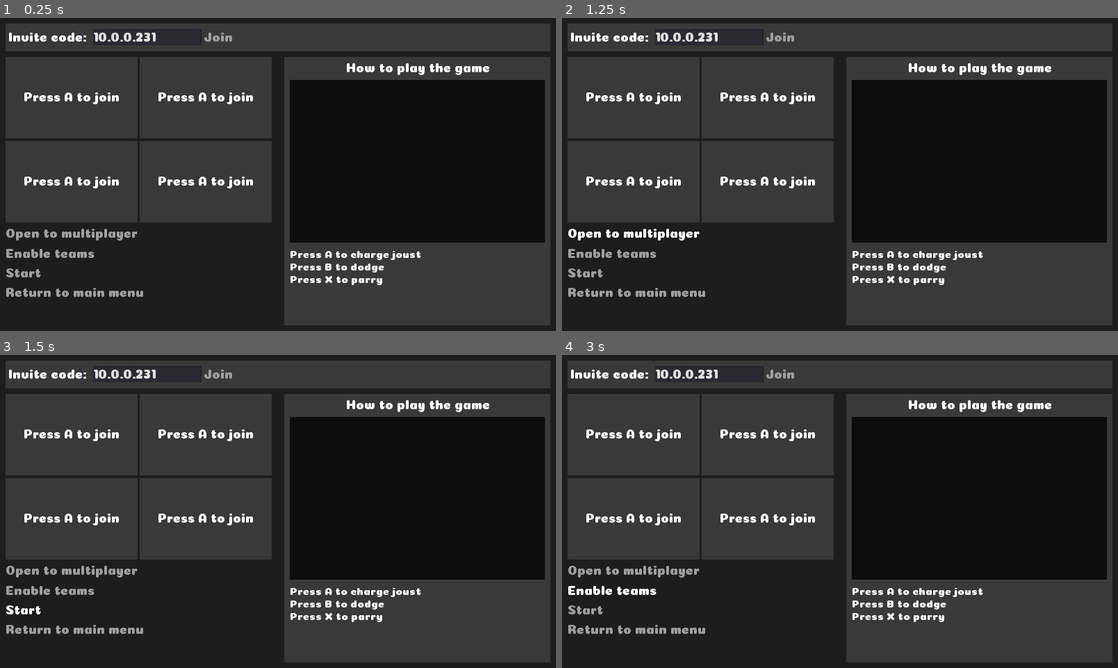
Above: before the commit, frames 1-4 (two rows, left to right).
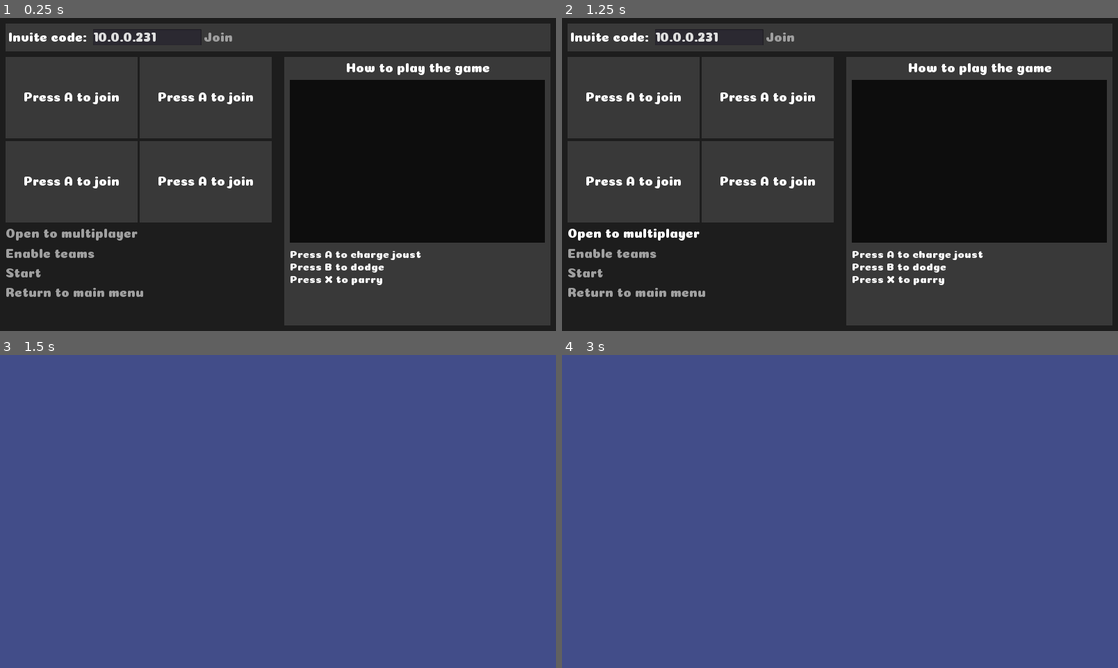
Above: after the commit, the same moments.

Repository: Lunatic-Games/turtle-jousting
Game: Godot game, scene res://ui/lobby/lobby.tscn
The game is run twice, just before and just after one commit, with the same random seed, the same clock (stepped at 60 frames per second) and the same inputs.
Inputs (mouse positions are in pixels of both pictures, inside the frame that each line leads up to):
- Up to frame 1 (0.25 s): no input
- Up to frame 2 (1.25 s): click "Open to multiplayer" at 0.5 s
- Up to frame 3 (1.5 s): click "Start" at 1.25 s
- Up to frame 4 (3 s): click (584, 611) at 2 s, where only the run before the commit has a clickable "Start"; click (612, 592) at 2.75 s, where only the run before the commit has a clickable "Enable teams"

Frames 1-2 are identical in both runs. In frame 3, 100% of the frame differs, in the area x 0-100%, y 0-100%; in frame 4, 100%.
Error before the commit: Parse Error: The identifier "player_loaded" isn't declared in the current scope. (res://ui/lobby/player_slot.gd:53)

Commit message:
Working on creating players in game

Diff:
--- /dev/null
+++ b/game/game.gd
@@ -0,0 +1,13 @@
+extends Node2D
+
+const player_scene = preload("res://player/player.tscn")
+
+func _ready():
+	pass
+
+func add_player(number, net_id, data = {}):
+	var new_player = player_scene.instance()
+	new_player.name = "Player" + str(number)
+	new_player.load_data(data)
+	new_player.set_network_master(net_id)
+	add_child(new_player)
--- /dev/null
+++ b/game/game.tscn
@@ -0,0 +1,14 @@
+[gd_scene load_steps=2 format=2]
+
+[ext_resource path="res://game/game.gd" type="Script" id=1]
+
+[node name="Game" type="Node2D"]
+script = ExtResource( 1 )
+
+[node name="ColorRect" type="ColorRect" parent="."]
+margin_right = 1024.0
+margin_bottom = 576.0
+color = Color( 0.262745, 0.305882, 0.541176, 1 )
+__meta__ = {
+"_edit_use_anchors_": false
+}
--- /dev/null
+++ b/player/player.gd
@@ -0,0 +1,60 @@
+extends KinematicBody2D
+
+const SPEED = 200
+const MOVE_AXI_THRESHOLD = 0.5
+
+var device_id = 0
+
+# Keeps track of movement input [button_active, joystick active]
+var movement_actions = {"up" : [false, false], "right" : [false, false],
+	 "down" : [false, false], "left" : [false, false]}
+
+func _ready():
+	if get_tree().network_peer:
+		rset_config("position", MultiplayerAPI.RPC_MODE_REMOTE)
+
+func _unhandled_input(event):
+	if get_tree().network_peer and !is_network_master():
+		return
+
+	var device = event.device
+	if event is InputEventKey or event is InputEventMouse:
+		device = "keyboard"
+
+	if typeof(device) != typeof(device_id):
+		return
+	if device != device_id:
+		return
+
+	check_for_move_event(event, "up")
+	check_for_move_event(event, "right")
+	check_for_move_event(event, "down")
+	check_for_move_event(event, "left")
+
+func _physics_process(_delta):
+	var movement = Vector2()
+	if movement_actions["up"].has(true):
+		movement.y -= 1
+	if movement_actions["right"].has(true):
+		movement.x += 1
+	if movement_actions["down"].has(true):
+		movement.y += 1
+	if movement_actions["left"].has(true):
+		movement.x -= 1
+	var _vel = move_and_slide(movement.normalized() * SPEED)
+	if get_tree().network_peer:
+		rset("position", position)
+
+func check_for_move_event(event, direction):
+	if event.is_action("move_" + direction):
+		if event is InputEventJoypadMotion:
+			if direction == "right" or direction == "down":
+				movement_actions[direction][1] = event.axis_value > 0.5
+			else:
+				movement_actions[direction][1] = event.axis_value < -0.5
+		else:
+			movement_actions[direction][0] = event.is_pressed()
+
+func load_data(data = {}):
+	device_id = data.get("device_id", null)
+	$ColorRect.color = data.get("color", Color(255, 255, 255))
--- /dev/null
+++ b/player/player.tscn
@@ -0,0 +1,25 @@
+[gd_scene load_steps=3 format=2]
+
+[ext_resource path="res://player/player.gd" type="Script" id=1]
+
+[sub_resource type="RectangleShape2D" id=1]
+extents = Vector2( 19.6343, 19.6657 )
+
+[node name="Player" type="KinematicBody2D"]
+script = ExtResource( 1 )
+
+[node name="ColorRect" type="ColorRect" parent="."]
+anchor_left = 0.5
+anchor_top = 0.5
+anchor_right = 0.5
+anchor_bottom = 0.5
+margin_left = -20.0
+margin_top = -20.0
+margin_right = 20.0
+margin_bottom = 20.0
+__meta__ = {
+"_edit_use_anchors_": false
+}
+
+[node name="CollisionShape2D" type="CollisionShape2D" parent="."]
+shape = SubResource( 1 )
--- a/project.godot
+++ b/project.godot
@@ -77,6 +77,38 @@
 , Object(InputEventKey,"resource_local_to_scene":false,"resource_name":"","device":0,"alt":false,"shift":false,"control":false,"meta":false,"command":false,"pressed":false,"scancode":32,"unicode":0,"echo":false,"script":null)
  ]
 }
+move_left={
+"deadzone": 0.5,
+"events": [ Object(InputEventKey,"resource_local_to_scene":false,"resource_name":"","device":0,"alt":false,"shift":false,"control":false,"meta":false,"command":false,"pressed":false,"scancode":65,"unicode":0,"echo":false,"script":null)
+, Object(InputEventKey,"resource_local_to_scene":false,"resource_name":"","device":0,"alt":false,"shift":false,"control":false,"meta":false,"command":false,"pressed":false,"scancode":16777231,"unicode":0,"echo":false,"script":null)
+, Object(InputEventJoypadMotion,"resource_local_to_scene":false,"resource_name":"","device":-1,"axis":0,"axis_value":-1.0,"script":null)
+, Object(InputEventJoypadButton,"resource_local_to_scene":false,"resource_name":"","device":-1,"button_index":14,"pressure":0.0,"pressed":false,"script":null)
+ ]
+}
+move_up={
+"deadzone": 0.5,
+"events": [ Object(InputEventKey,"resource_local_to_scene":false,"resource_name":"","device":0,"alt":false,"shift":false,"control":false,"meta":false,"command":false,"pressed":false,"scancode":87,"unicode":0,"echo":false,"script":null)
+, Object(InputEventKey,"resource_local_to_scene":false,"resource_name":"","device":0,"alt":false,"shift":false,"control":false,"meta":false,"command":false,"pressed":false,"scancode":16777232,"unicode":0,"echo":false,"script":null)
+, Object(InputEventJoypadButton,"resource_local_to_scene":false,"resource_name":"","device":-1,"button_index":12,"pressure":0.0,"pressed":false,"script":null)
+, Object(InputEventJoypadMotion,"resource_local_to_scene":false,"resource_name":"","device":-1,"axis":1,"axis_value":-1.0,"script":null)
+ ]
+}
+move_right={
+"deadzone": 0.5,
+"events": [ Object(InputEventKey,"resource_local_to_scene":false,"resource_name":"","device":0,"alt":false,"shift":false,"control":false,"meta":false,"command":false,"pressed":false,"scancode":16777233,"unicode":0,"echo":false,"script":null)
+, Object(InputEventKey,"resource_local_to_scene":false,"resource_name":"","device":0,"alt":false,"shift":false,"control":false,"meta":false,"command":false,"pressed":false,"scancode":68,"unicode":0,"echo":false,"script":null)
+, Object(InputEventJoypadButton,"resource_local_to_scene":false,"resource_name":"","device":-1,"button_index":15,"pressure":0.0,"pressed":false,"script":null)
+, Object(InputEventJoypadMotion,"resource_local_to_scene":false,"resource_name":"","device":-1,"axis":0,"axis_value":1.0,"script":null)
+ ]
+}
+move_down={
+"deadzone": 0.5,
+"events": [ Object(InputEventKey,"resource_local_to_scene":false,"resource_name":"","device":0,"alt":false,"shift":false,"control":false,"meta":false,"command":false,"pressed":false,"scancode":83,"unicode":0,"echo":false,"script":null)
+, Object(InputEventKey,"resource_local_to_scene":false,"resource_name":"","device":0,"alt":false,"shift":false,"control":false,"meta":false,"command":false,"pressed":false,"scancode":16777234,"unicode":0,"echo":false,"script":null)
+, Object(InputEventJoypadButton,"resource_local_to_scene":false,"resource_name":"","device":-1,"button_index":13,"pressure":0.0,"pressed":false,"script":null)
+, Object(InputEventJoypadMotion,"resource_local_to_scene":false,"resource_name":"","device":-1,"axis":1,"axis_value":1.0,"script":null)
+ ]
+}
 
 [rendering]
 
--- a/ui/lobby/lobby.gd
+++ b/ui/lobby/lobby.gd
@@ -1,6 +1,7 @@
 extends Control
 
 const DEFAULT_PORT = 32201
+const game_scene = preload("res://game/game.tscn")
 
 onready var player_container = get_node("HBoxContainer/GameContainer/" +
 	"VBoxContainer/PlayerContainer")
@@ -40,11 +41,13 @@
 			return
 
 		local_players[pos] = device
-		if connections:
+		if get_tree().network_peer:
 			rpc("update_player_list", local_players)
 			var net_id = get_tree().get_network_unique_id()
+			get_player_slot(pos).set_network_master(net_id)
 			connections[net_id] = local_players.keys()
-			get_player_slot(pos).set_network_master(net_id)
+		else:
+			connections[1] = local_players.keys()
 
 		get_player_slot(pos).load_player(pos, {"device_id" : device})
 
@@ -59,7 +62,6 @@
 		print("Failed to create server on port ", DEFAULT_PORT)
 		return
 	get_tree().network_peer = peer
-	connections[1] = local_players.keys()
 
 	# <-Should make a function for grabbing ip->
 	toggle_ui_visibility("multiplayer_ui", true)
@@ -71,7 +73,6 @@
 # Close server and update UI
 func _close_server():
 	get_tree().network_peer = null
-	connections.clear()
 	reset_to_local()
 
 	button_container.get_node("OpenMultiplayerButton").visible = true
@@ -195,7 +196,6 @@
 
 # Disconnect self from server
 func _disconnect():
-	connections.clear()
 	reset_to_local()
 	get_tree().set_deferred("network_peer", null)
 	toggle_ui_visibility("multiplayer_ui", false)
@@ -207,6 +207,8 @@
 
 # Reset the player slots to be only local players
 func reset_to_local():
+	connections.clear()
+	connections[1] = []
 	var old_local_players = local_players.duplicate()
 	var player_data = {}
 	local_players = {}
@@ -215,10 +217,10 @@
 		var pos = get_next_open_position()
 		local_players[pos] = old_local_players[key]
 		player_data[pos] = get_player_slot(key).get_player_data()
+		connections[1].append(pos)
 
 	for i in range(1, 5):
 		if player_data.has(i):
-			print("Loading player data: ", player_data[i])
 			get_player_slot(i).load_player(i, player_data[i])
 		else:
 			get_player_slot(i).reset()
@@ -234,11 +236,6 @@
 
 # Determine if player number is available
 func slot_is_open(i):
-	if !connections:
-		if local_players.has(i):
-			return false
-		else:
-			return true
 	for connection in connections:
 		if connections[connection].has(i):
 			return false
@@ -250,6 +247,24 @@
 	for element in get_tree().get_nodes_in_group(group_name):
 		element.visible = visibility
 
+func _on_StartButton_pressed():
+	if get_tree().network_peer:
+		rpc("start")
+	else:
+		start()
+
+remotesync func start():
+	if get_tree().network_peer and is_network_master():
+		get_tree().refuse_new_network_connections = true
+	var new_game = game_scene.instance()
+	for connection in connections:
+		for player in connections[connection]:
+			var data = {}
+			if player in local_players.keys():
+				data = get_player_slot(player).get_player_data()
+			new_game.add_player(player, connection, data)
+	get_tree().get_root().add_child(new_game)
+	queue_free()
 
 # Exit game (this will eventually lead back to main menu)
 func _exit():
--- a/ui/lobby/lobby.tscn
+++ b/ui/lobby/lobby.tscn
@@ -376,4 +376,5 @@
 [connection signal="pressed" from="HBoxContainer/GameContainer/VBoxContainer/OpenMultiplayerButton" to="." method="_create_server"]
 [connection signal="pressed" from="HBoxContainer/GameContainer/VBoxContainer/CloseMultiplayerButton" to="." method="_close_server"]
 [connection signal="pressed" from="HBoxContainer/GameContainer/VBoxContainer/LeaveLobbyButton" to="." method="_disconnect"]
+[connection signal="pressed" from="HBoxContainer/GameContainer/VBoxContainer/StartButton" to="." method="_on_StartButton_pressed"]
 [connection signal="pressed" from="HBoxContainer/GameContainer/VBoxContainer/BackButton" to="." method="_exit"]
--- a/ui/lobby/player_slot.gd
+++ b/ui/lobby/player_slot.gd
@@ -40,26 +40,25 @@
 
 func load_player(number, player_data={}):
 	set_process(true)
-	update_player_number(number)
+	$CenterContainer/Name.text = "Player " + str(number)
 	color_i = player_data.get("color_i", 0)
 	color = COLORS[color_i]
 	device_id = player_data.get("device_id", 0)
 
-func update_player_number(number):
-	$CenterContainer/Name.text = "Player " + str(number)
 
 func reset():
 	set_process(false)
-	player_loaded = false
 	$CenterContainer/Name.text = "Press A to join"
 	color_i = -1
 	color = DEFAULT_COLOR
 	device_id = null
 
 func get_player_data():
-	return { "device_id" : device_id, "color_i" : color_i}
+	return { "device_id" : device_id, "color_i" : color_i, "color" : color}
 
-puppet func update_color(i):
+remote func update_color(i):
+	if get_tree().get_rpc_sender_id() == get_tree().get_network_unique_id():
+		return
 	color_i = i
 	if i == -1:
 		color = DEFAULT_COLOR
